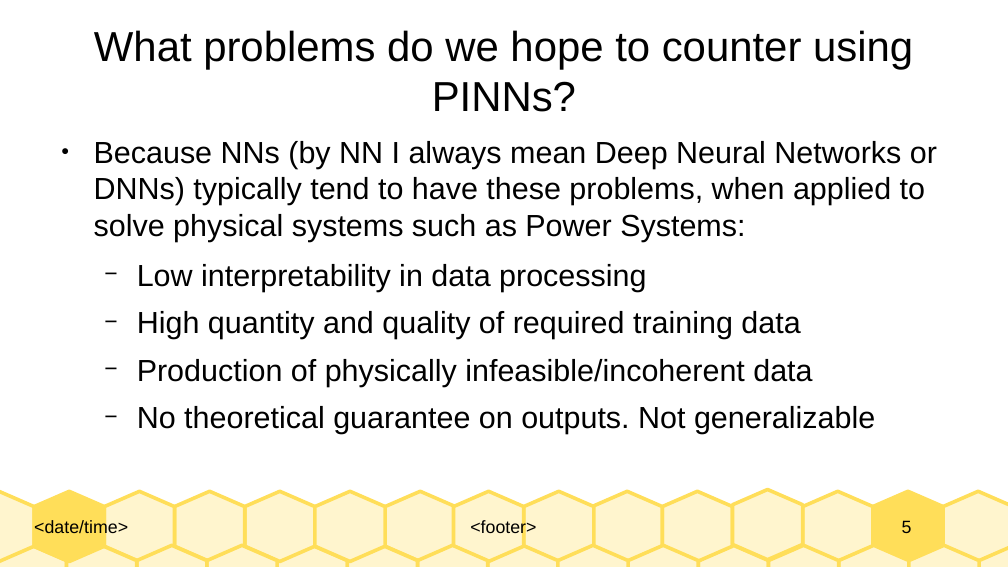
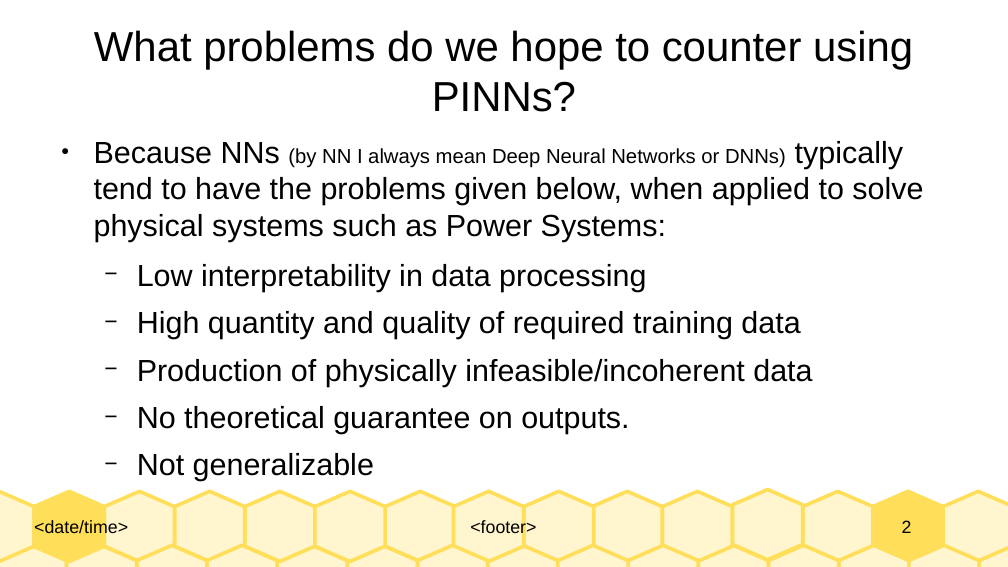
Before and after one commit to Realife-Brahmin/OriginalDocsHub, a slide deck: slide 2 of research_showcase/physicsInformedNeuralNetworks_aryan_ritwajeet_jha.odp (slide 5 before the commit). Drawn at 1008x567 pixels with LibreOffice and Linux fonts; fonts in the diff are those of the drawing. Boxes give left, top, right and bottom in pixels: in the first picture for what was removed or moved away, otherwise in the second. Text is boxed around its words. In the diff, an @@ line names an element or a change of style, - is before the commit and + after.

```diff
--- a/research_showcase/physicsInformedNeuralNetworks_aryan_ritwajeet_jha.odp
+++ b/research_showcase/physicsInformedNeuralNetworks_aryan_ritwajeet_jha.odp
@@ text at [94,141,923,242]: text changed @@
-● Because NNs (by NN I always mean Deep Neural Networks or DNNs) typically tend to have these problems, when applied to solve physical systems such as Power Systems:
+● Because NNs (by NN I always mean Deep Neural Networks or DNNs) typically tend to have the problems given below, when applied to solve physical systems such as Power Systems:
@@ text at [137,406,629,481]: text changed @@
-  − No theoretical guarantee on outputs. Not generalizable
+  − No theoretical guarantee on outputs.
+  − Not generalizable
@@ page number at [902,520,912,533]: text changed @@
-5
+2
```
Also in this commit, not shown: 6 other slides changed, 1 other file.
